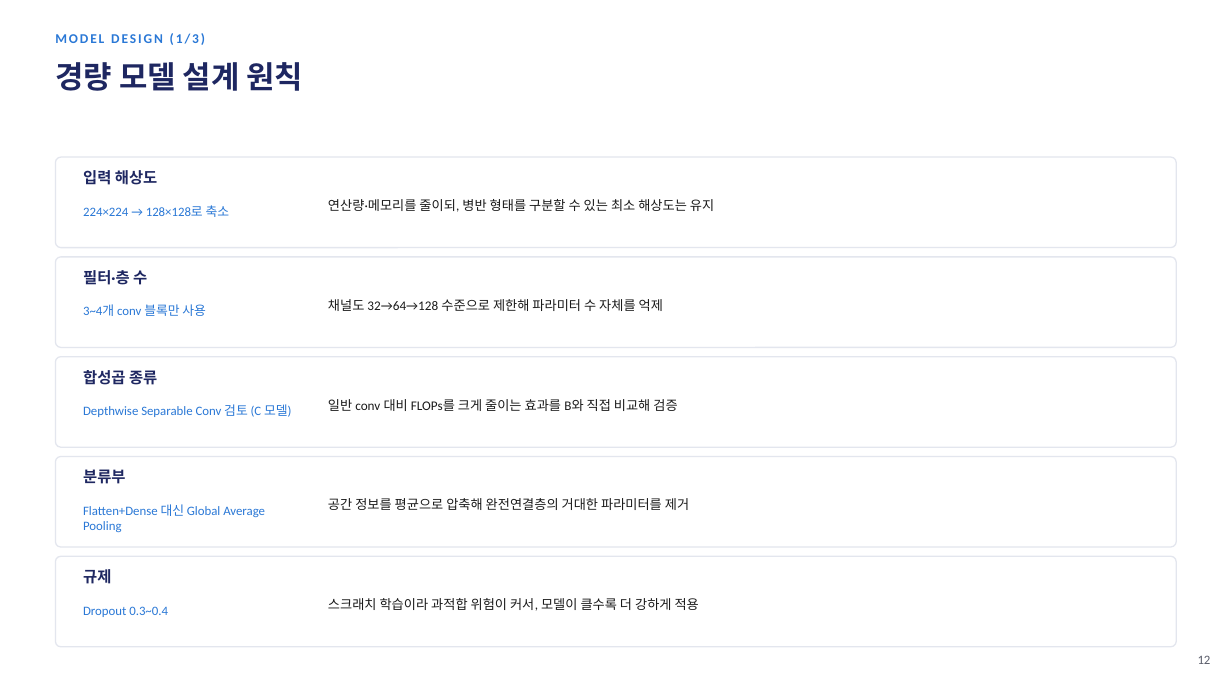
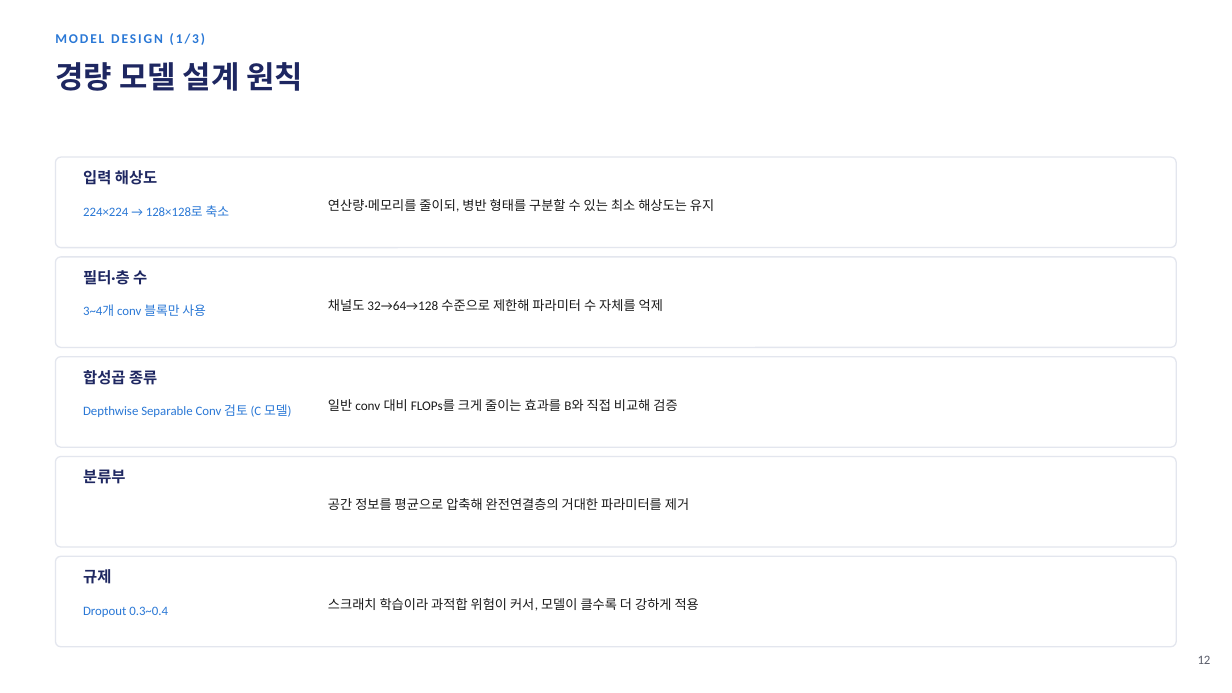
Before and after one commit to sara0813/tomato-disease-v2, a slide deck: slide 13 of docs/CNN_토마토_병해분류_V2_진행보고.pptx. Drawn at 1232x693 pixels with LibreOffice and Linux fonts; fonts in the diff are those of the drawing. Boxes give left, top, right and bottom in pixels: in the first picture for what was removed or moved away, otherwise in the second. Text is boxed around its words. In the diff, an @@ line names an element or a change of style, - is before the commit and + after.

```diff
--- a/docs/CNN_토마토_병해분류_V2_진행보고.pptx
+++ b/docs/CNN_토마토_병해분류_V2_진행보고.pptx
@@ text removed at bbox=[83, 504, 265, 532] @@
-Flatten+Dense 대신 Global Average Pooling
```
Also in this commit, not shown: 10 other slides changed, 1 other file.
